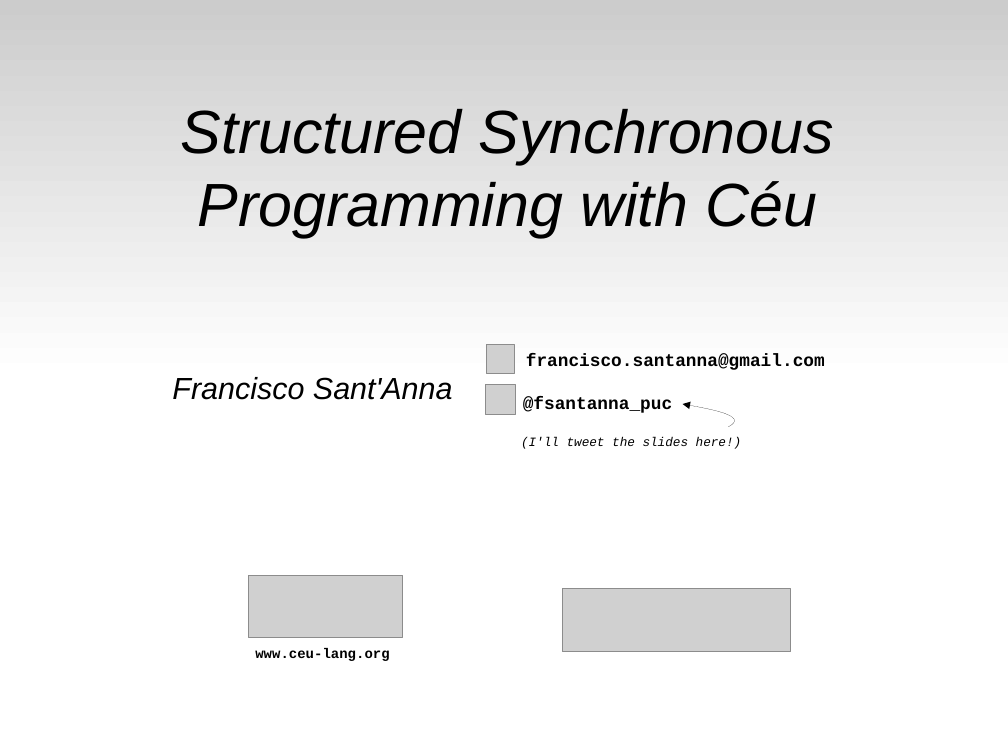
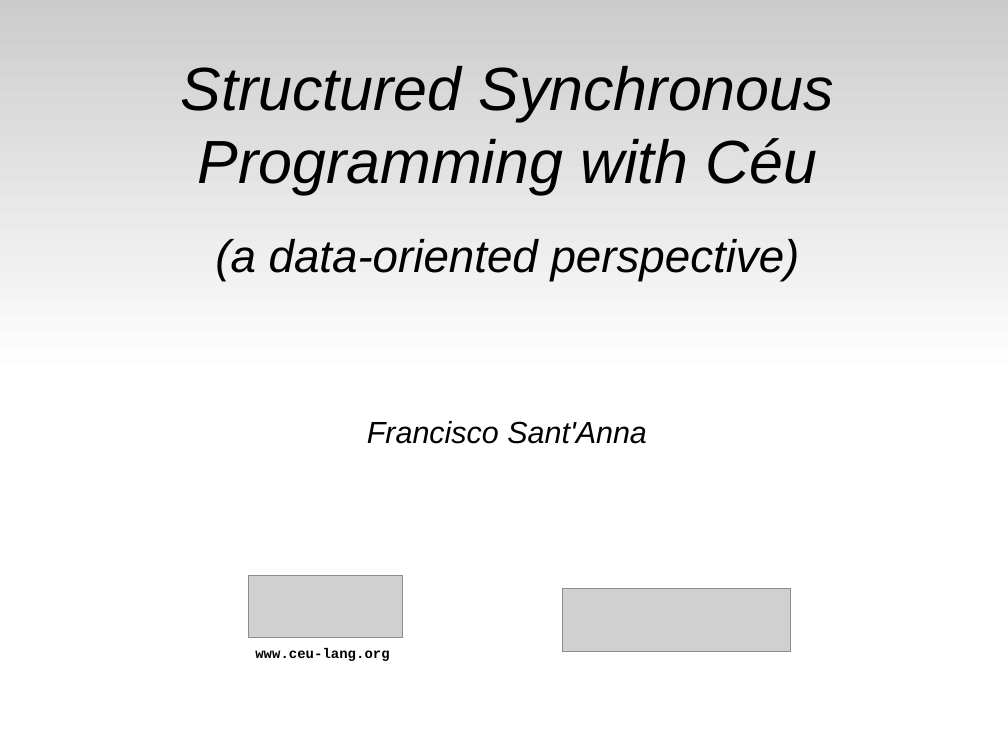
Before and after one commit to fsantanna-no/ceu-docs, a slide deck: slide 1 of ceu_curryon.odp (slide 19 before the commit). Drawn at 1008x756 pixels with LibreOffice and Linux fonts; fonts in the diff are those of the drawing; grey boxes stand for pictures. Boxes give left, top, right and bottom in pixels: in the first picture for what was removed or moved away, otherwise in the second. Text is boxed around its words. In the diff, an @@ line names an element or a change of style, - is before the commit and + after.

```diff
--- a/ceu_curryon.odp
+++ b/ceu_curryon.odp
@@ subtitle "Structured Synchronous Programming with Céu": place and size @@
-subtitle "Structured Synchronous Programming with Céu" at box(181, 109, 834, 237)
+subtitle "Structured Synchronous Programming with Céu" at box(181, 66, 834, 281)
@@ subtitle at box(215, 239, 800, 281): paragraph added @@
+(a data-oriented perspective)
@@ picture removed at box(487, 345, 515, 373) @@
@@ text removed at box(521, 354, 825, 449) @@
-francisco.santanna@gmail.com
-@fsantanna_puc
-(I'll tweet the slides here!)
@@ text "Francisco Sant'Anna": place and size @@
-text "Francisco Sant'Anna" at box(172, 377, 453, 400)
+text "Francisco Sant'Anna" at box(367, 421, 647, 444)
@@ picture removed at box(486, 385, 516, 415) @@
@@ freeform shape removed at box(682, 404, 733, 427) @@
```
Also in this commit, not shown: 13 other slides changed, 3 slides added, 9 slides removed.
